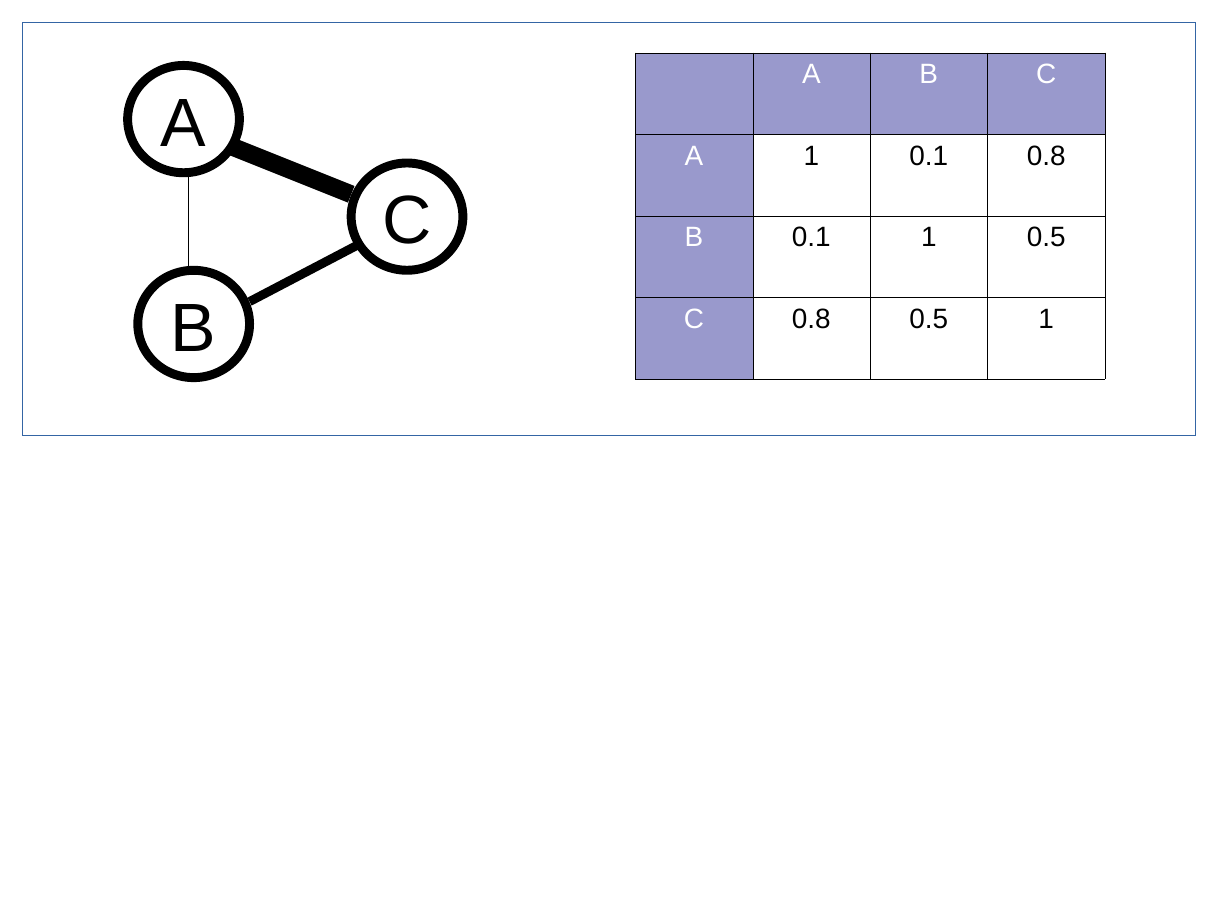
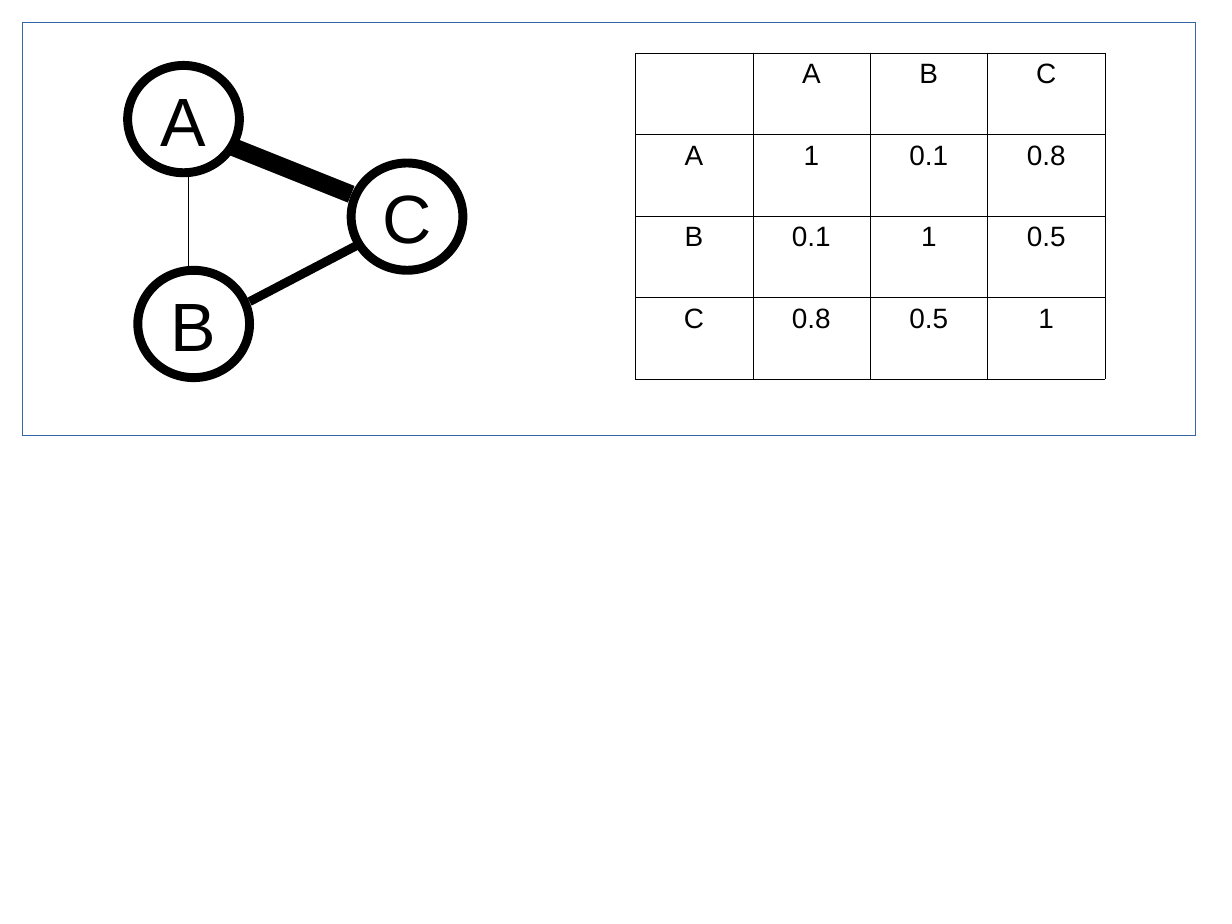
Before and after one commit to RaginBajin/machine-learning-open-course, a slide deck: slide 6 of img/pieroit_pics.odp (slide 5 before the commit). Drawn at 1232x924 pixels with LibreOffice and Linux fonts; fonts in the diff are those of the drawing. Boxes give left, top, right and bottom in pixels: in the first picture for what was removed or moved away, otherwise in the second. Text is boxed around its words. In the diff, an @@ line names an element or a change of style, - is before the commit and + after.

```diff
--- a/img/pieroit_pics.odp
+++ b/img/pieroit_pics.odp
@@ table at box(635, 53, 1105, 379) @@
@@ fill #9999CC to none in 6 cells @@
@@ fill #FFFFFF to none in 9 cells @@
@@ text colour #FFFFFF to #000000 in "A", "B", "C", "A" and 2 more places @@
```
Also in this commit, not shown: 1 slide added, 5 other files.
